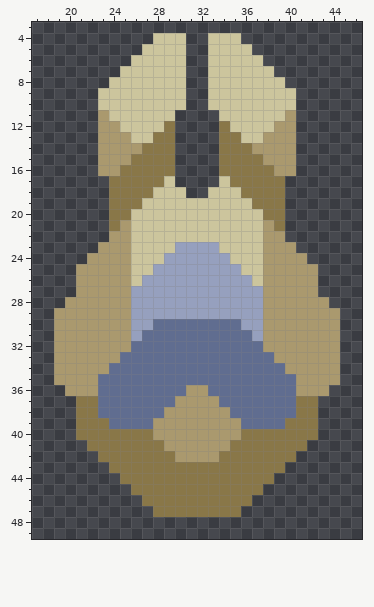
Pixel-art sprite, stored at sprites/units/defender/defender-weapon.png. That is the earlier state.
The file is 64x64 pixels. Shown: x 17..46, y 3..49.
The same view after the edit:
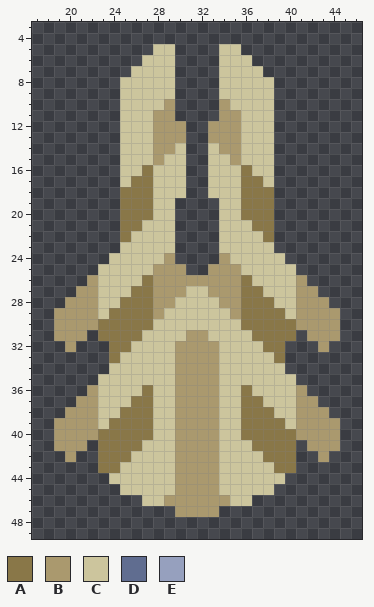
Palette (. is transparent): A #897748  B #aa996e  C #ccc59d  D #606d90  E #96a0be
Diff:
Changed rows in their new state; - is an unchanged pixel.
first column x 19:
 4 ---------...--...---------
 5 --------.--.--.--.--------
 6 -------.---.--.---.-------
 7 ------.----.--.----.------
 8 -----.-----.--.-----.-----
 9 ----..-----.--.-----..----
10 ----..----B.--.B----..----
11 ----..---BB----BB---..----
12 ----..---BBB--BBB---..----
13 ----..C--BBB--BBB--C..----
14 ----..CCCBBC--CBBCCC..----
15 ----..CCCBCC--CCBCCC..----
16 ----..CC-CCC--CCC-CC..----
17 -----.C--C-C--C-C--C.-----
18 -----.--------------.-----
19 -----.--A--....--A--.-----
20 -----.-AA--....--AA-.-----
21 -----.AA---....---AA.-----
22 -----.A----....----A.-----
23 ----..C----....----C..----
24 ---..CC---B....B---CC..---
25 --..CCC--BBB..BBB--CCC..--
26 --.-CCC-ABBBBBBBBA-CCC-.--
27 ----CCCAABBBCCBBBAACCC----
28 ----CCAAABBCCCCBBAAACC----
29 ----CAAAABCCCCCCBAAAAC----
30 ----AAAAACCCCCCCCAAAAA----
31 ---.AAAACCCCBBCCCCAAAA.---
32 .-...AACCCCBBBBCCCCAA...-.
33 .....ACCCCCBBBBCCCCCA.....
34 .....CCCCCCBBBBCCCCCC.....
35 ....CCCCCCCBBBBCCCCCCC....
36 -..-CCCCACCB--BCCACCCC-..-
37 --BBCCCAACC----CCAACCCBB--
38 -BBBCCAAACC----CCAAACCBBB-
39 BBBBCAAAACC----CCAAAACBBBB
40 BBBB-----CC----CC-----BBBB
41 BBB.----CCC----CCC----.BBB
42 -B-----CCCC----CCCC-----B-
43 ----A-CCCCCBBBBCCCCC-A----
44 -----CCCCCCBBBBCCCCCC-----
45 ------CCCCCBBBBCCCCC------
46 --------CCBBBBBBCC--------
47 ---------..BBBB..---------
Changed places in both pictures, as pixel boxes (x1, y1, x2, y2):
changed: (54, 33, 340, 517)
